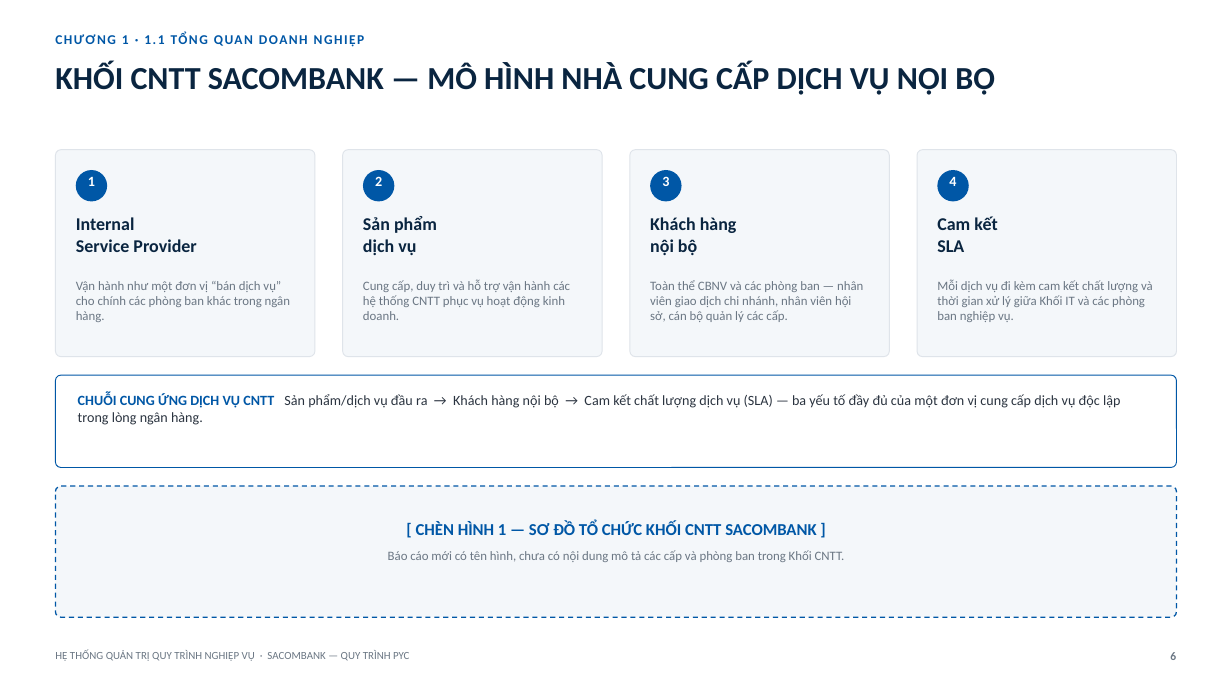
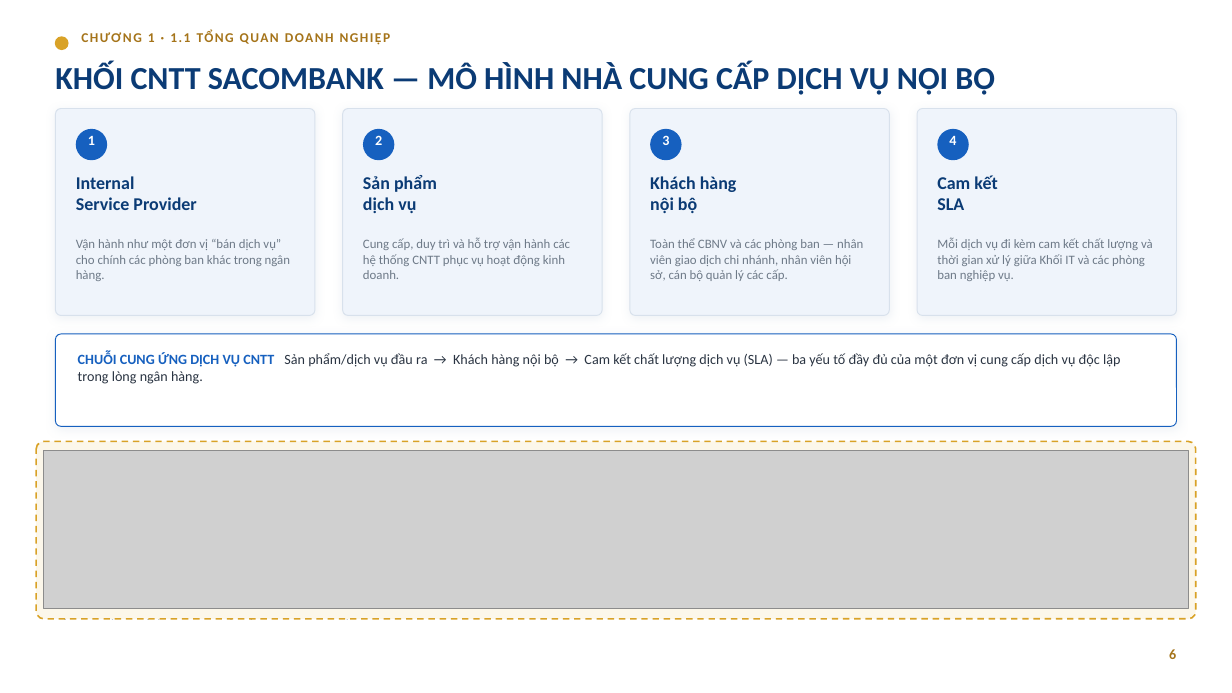
Before and after one commit to trilm83/SACOMBANK, a slide deck: slide 6 of BaoCao_PYC_Sacombank.pptx. Drawn at 1232x693 pixels with LibreOffice and Linux fonts; fonts in the diff are those of the drawing; grey boxes stand for pictures. Boxes give left, top, right and bottom in pixels: in the first picture for what was removed or moved away, otherwise in the second. Text is boxed around its words. In the diff, an @@ line names an element or a change of style, - is before the commit and + after.

```diff
--- a/BaoCao_PYC_Sacombank.pptx
+++ b/BaoCao_PYC_Sacombank.pptx
@@ ellipse added at [55, 37, 68, 50], fill #D9A227, outline #D9A227 1 pt @@
@@ text "CHƯƠNG 1 · 1.1 TỔNG ...": place and size @@
-text "CHƯƠNG 1 · 1.1 TỔNG ..." at [122, 35, 165, 44]
+text "CHƯƠNG 1 · 1.1 TỔNG ..." at [148, 33, 191, 42]
@@ text "CHƯƠNG 1 · 1.1 TỔNG ..." at [148, 33, 191, 42]: text colour #0057A6 to #A5741A @@
@@ fill #F4F7FA to #EFF4FB; outline #DFE4EA 0.75 pt to #D8E1EC 0.75 pt; shadow on in 4 elements at [55, 108, 315, 315], [343, 108, 603, 315], [630, 108, 890, 315], [917, 108, 1177, 315] @@
@@ fill #0057A6 to #1660BF in 4 elements at [76, 128, 107, 160], [651, 128, 682, 160], [937, 128, 969, 160], [363, 128, 395, 160] @@
@@ text colour #0A2540 to #0B3B75 in 5 elements at [55, 62, 995, 95], [76, 176, 196, 210], [363, 175, 437, 213], [650, 176, 737, 213], [937, 175, 997, 210] @@
@@ text colour #6B7784 to #6E7A88 in 5 elements at [55, 618, 409, 620], [76, 239, 290, 281], [363, 238, 570, 279], [650, 238, 863, 281], [937, 238, 1153, 281] @@
@@ 14 texts, 5 rounded rectangles, 4 ellipses: place and size @@
-14 texts, 5 rounded rectangles, 4 ellipses at [55, 150, 1177, 661]
+14 texts, 5 rounded rectangles, 4 ellipses at [55, 108, 1177, 620]
@@ rounded rectangle at [55, 334, 1177, 426]: outline #0057A6 0.75 pt to #1660BF 0.75 pt; shadow on @@
@@ text "CHUỖI CUNG ỨNG DỊCH VỤ ..." at [78, 352, 1120, 384]: text colour #0057A6 to #1660BF in "CHUỖI CUNG ỨNG DỊCH VỤ CNTT"; text colour #2B3440 to #2A3442 in "Sản phẩm/dịch vụ đầu ra → Khách ..." @@
@@ rounded rectangle: place and size @@
-rounded rectangle at [55, 486, 1177, 617]
+rounded rectangle at [36, 442, 1196, 619]
@@ rounded rectangle at [36, 442, 1196, 619]: fill #F4F7FA to #FCF7EA; outline #0057A6 1 pt dashed to #D9A227 1.25 pt dashed @@
@@ picture added at [43, 450, 1189, 608] @@
@@ text removed at [416, 521, 816, 535] @@
-[ CHÈN HÌNH 1 — SƠ ĐỒ TỔ CHỨC KHỐI CNTT SACOMBANK ]
@@ text removed at [388, 550, 845, 562] @@
-Báo cáo mới có tên hình, chưa có nội dung mô tả các cấp và phòng ban trong Khối CNTT.
@@ text "6" at [1169, 649, 1176, 659]: size 9 to 11 pt, text colour #6B7784 to #A5741A @@
```
Also in this commit, not shown: 42 other slides changed, 12 slides added, 4 slides removed.
